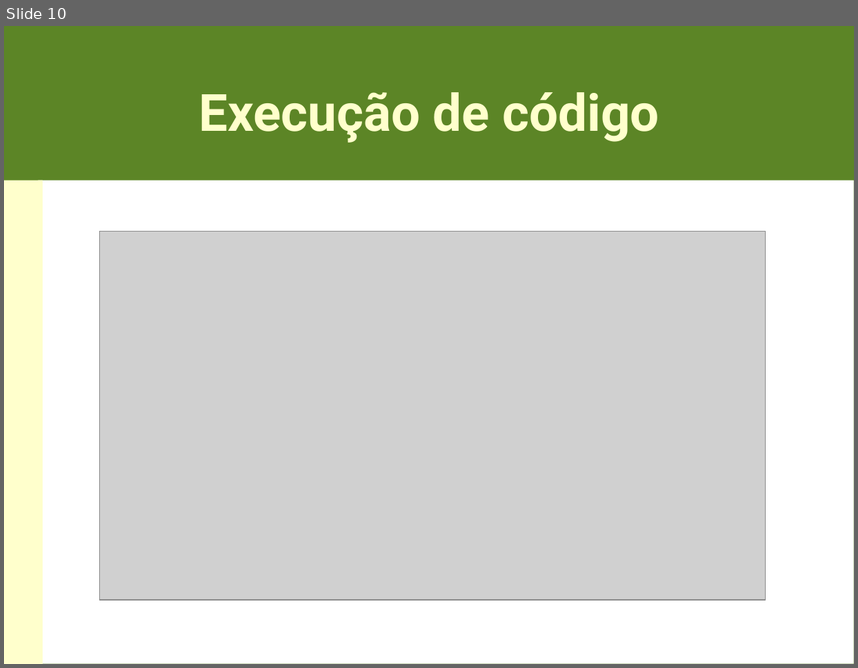
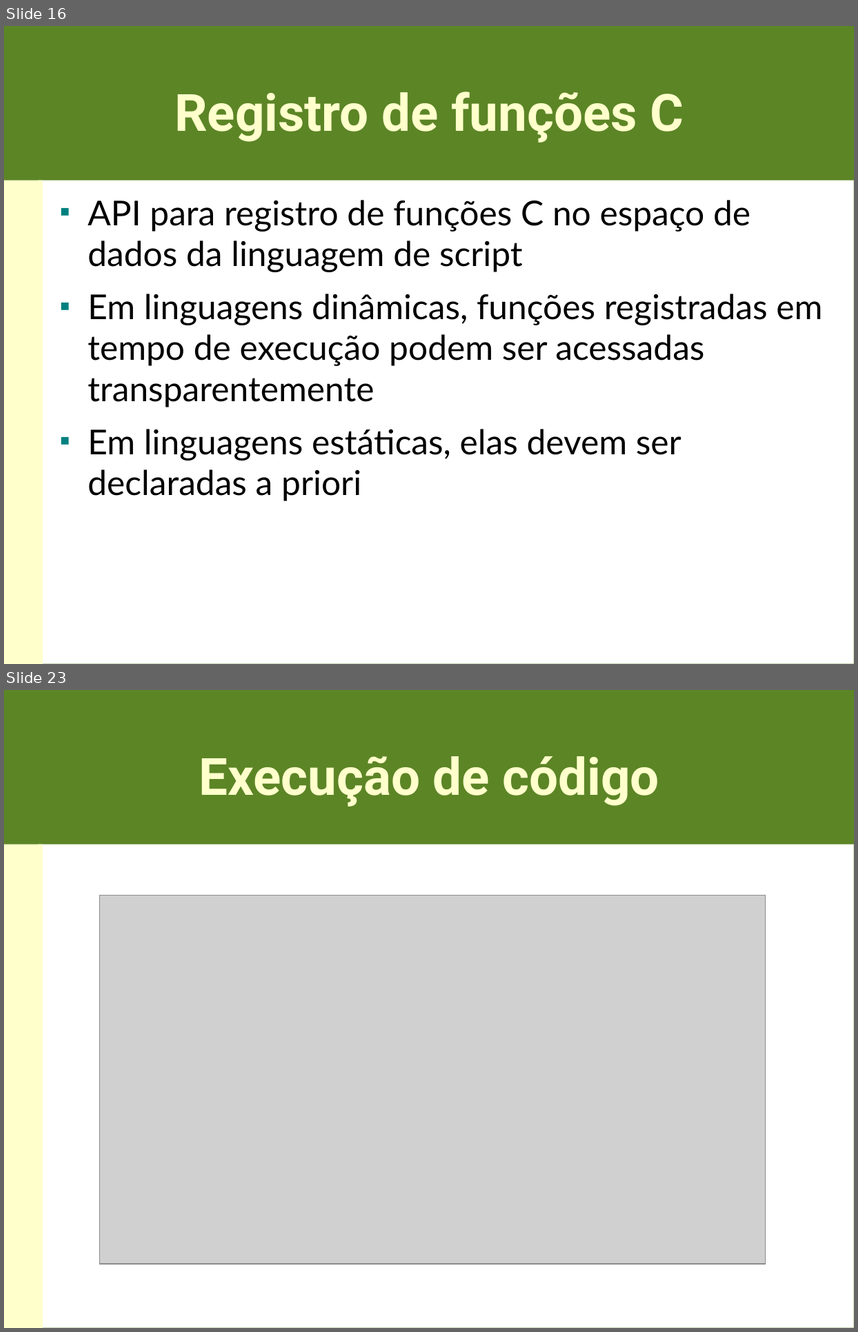
Before and after one commit to hishamhm/libscript, a slide deck: doc/apresentacao.odp. Shown one above the other, each under a label of ours: slide 10 before the commit, slides 16 and 23 after it; the slides between them are not shown. The pictures are 858x668 and 858x1332 pixels, drawn with LibreOffice and Linux fonts; fonts in the diff are those of the drawing; grey boxes stand for pictures. Boxes give left, top, right and bottom in pixels: in the first picture for what was removed or moved away, otherwise in the second. Text is boxed around its words. In the diff, an @@ line names an element or a change of style, - is before the commit and + after.

```diff
--- a/doc/apresentacao.odp
+++ b/doc/apresentacao.odp
@@ slide 16 added at [4,26,854,664], background #5C8526; not listed: 2 template elements that a slide beside it also shows @@
@@ title added at [174,92,684,143], 48 pt, text #FFFFCC, bold @@
+Registro de funções C
@@ text added at [87,200,822,501], 32 pt, text #000000 @@
+■ API para registro de funções C no espaço de dados da linguagem de script
+■ Em linguagens dinâmicas, funções registradas em tempo de execução podem ser acessadas transparentemente
+■ Em linguagens estáticas, elas devem ser declaradas a priori
@@ what was slide 10 is now slide 23 @@
```
Also in this commit, not shown: 6 slides changed, 21 other slides added, 2 slides removed, 1 other file.
